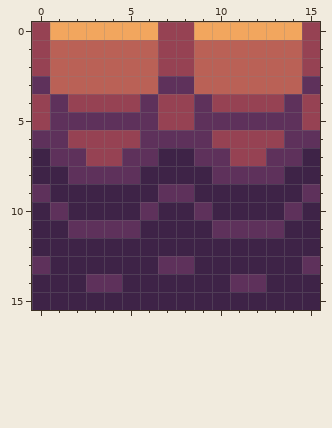
One commit to this pixel-art file: ase_files/tilesets/tile-test.aseprite. Above: the version before the commit.
16x16 pixels, 1 frame.
After:
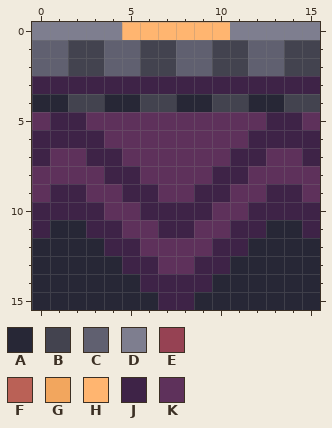
Palette (. is transparent): A #272736  B #43434f  C #606070  D #7e7e8f  E #964253  F #ba6156  G #f2a65e  H #ffb570  J #3e2347  K #5e315b
The exact change:
Changed rows in their new state; - is an unchanged pixel.
first column x 0:
 0 DDDDDHHHHHHDDDDD
 1 CCBBCCBBCCBBCCBB
 2 CCBBCCBBCCBBCCBB
 3 JJJJJJJJJJJJJJJJ
 4 AABBAABBAABBAABB
 5 KJJ----KK----JJK
 6 JJJJKK----KKJJJJ
 7 ---JJ--KK--JJ---
 8 KK--JJKKKKJJ--KK
 9 ---KK------KK---
10 -J--KKJ--JKK--J-
11 -AAJJ-K--K-JJAA-
12 AAAA--KKKK--AAAA
13 AAAAA------AAAAA
14 AAAAAA----AAAAAA
15 AAAAAAA--AAAAAAA
Where, in picture pixels (left, top, right, bottom), the same in both pictures:
changed: (32, 22, 320, 310)
